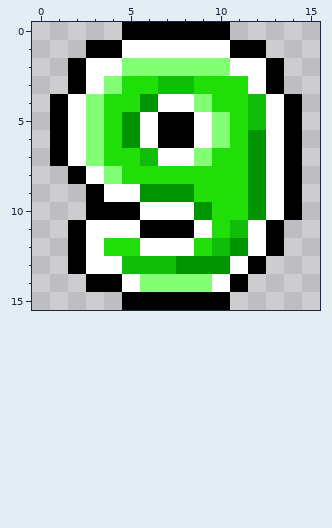
A pixel-art sprite gets an edit: textures/segment2/segment2.01200.rgba16.png. Above, as it was before the edit.
The file is 16x16 pixels. Colours within 5 levels of each other are drawn and written as one.
The same view after the edit:
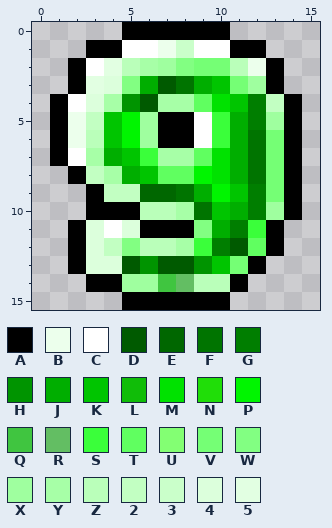
Palette (. is transparent): A #000000  B #ecffec  C #ffffff  D #005a00  E #006700  F #007400  G #007e00  H #009400  J #00ae00  K #00c500  L #10bd08  M #00e200  N #20de08  P #00f500  Q #40c540  R #63be63  S #3aff3a  T #60ff60  U #83ff73  V #75ff75  W #82ff82  X #9fff9f  Y #a7ffa7  Z #baffba  2 #c2ffc2  3 #caffca  4 #dcffdc  5 #e2ffe2
Edits made:
@@ x 0..15 @@
  0 .....AAAAAA.....
- 1 ...AACCCCCCAA...
- 2 ..ACCUUUUUUCCA..
- 3 ..ACUNNLLNNNCA..
- 4 .ACUNNHCCUNNLCA.
- 5 .ACUNHCAACUNLCA.
- 6 .ACUNHCAACUNHCA.
- 7 .ACUNNLCCUNNHCA.
- 8 ..ACUNNNNNNNHCA.
- 9 ...ACCHHHNNNHCA.
-10 ...AAACCCHNNHCA.
-11 ..ACCCAAACNLCA..
-12 ..ACNNCCCNLHCA..
-13 ..ACCLLLHHHCA...
-14 ...AACUUUUCA....
+ 1 ...AACCB3CCAA...
+ 2 ..AC5ZYXWVVZBA..
+ 3 ..A54WJDFJKVXA..
+ 4 .AC4YHDYYTMKG2A.
+ 5 .AB2KPXAACSJGXA.
+ 6 .ABZKPXAACSJFVA.
+ 7 .ACYJKSYYTMJFVA.
+ 8 ..A2YJKTTPMJFVA.
+ 9 ...A22EEFJPKGVA.
+10 ...AAAZZYFKJGXA.
+11 ..A4C4AAAWJGSA..
+12 ..A42WZZYSGDTA..
+13 ..A44DHDDHKVA...
+14 ...AAXXQRZZA....
 15 .....AAAAAA.....
Boxes around the changes in both pictures, in picture pixels (x1, y1, x2, y2):
changed: (68, 40, 284, 292)
